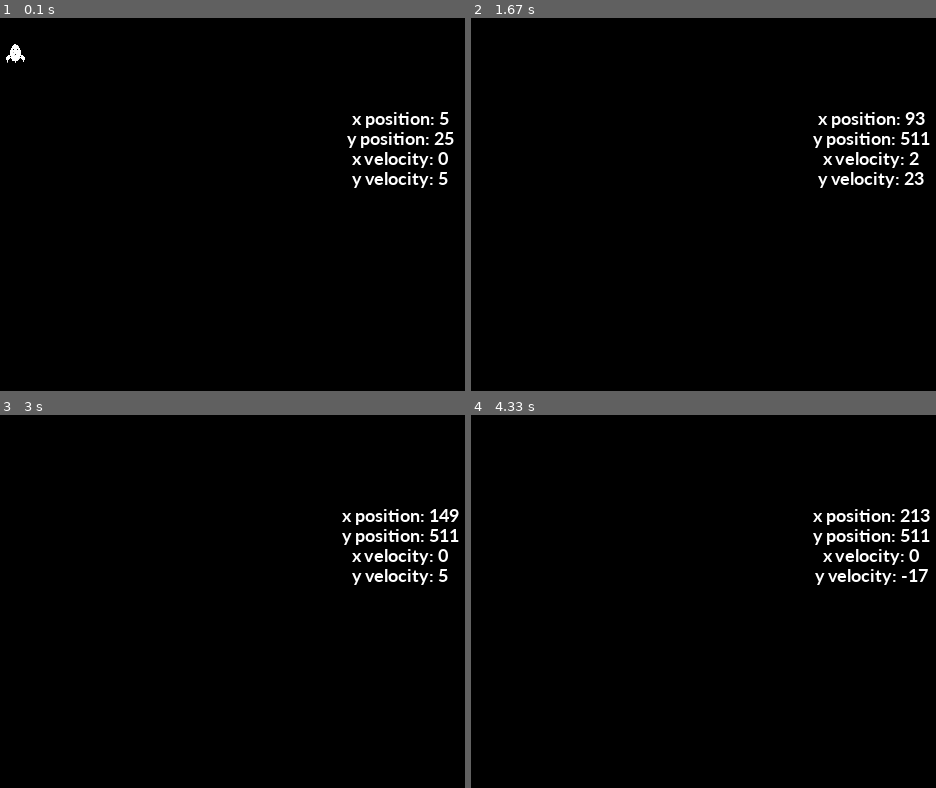
Above: before the commit, frames 1-4 (two rows, left to right).
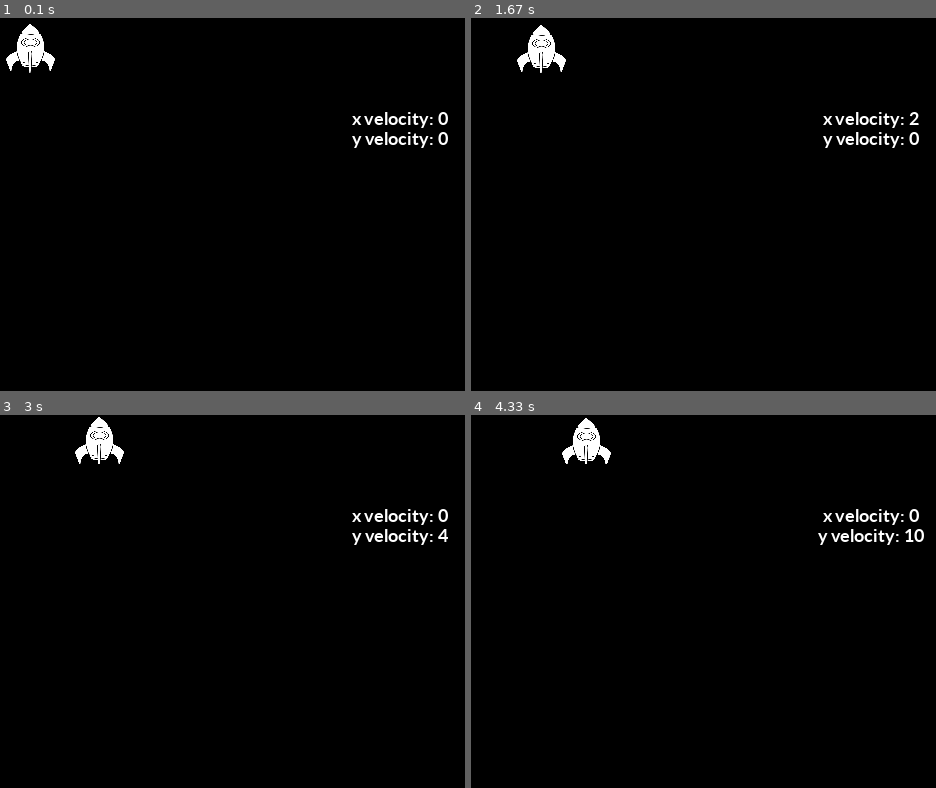
Above: after the commit, the same moments.

Repository: Nat1405/pythonic-pygames
Game: pygame game, started from lander.py
The game is run twice, just before and just after one commit, with the same random seed, the same clock (stepped at 60 frames per second) and the same inputs. The source is Python 2; it was converted automatically to run under Python 3.
Inputs:
- Up to frame 1 (0.1 s): no input
- Up to frame 2 (1.67 s): tap 1 at 0.33 s; hold Right 0.67-1.13 s; tap 2 at 0.82 s; hold Right 1.17-1.63 s
- Up to frame 3 (3 s): hold Left 1.67-2.2 s; tap 1 at 1.82 s; hold Down 2.23-2.53 s; tap 2 at 2.38 s; hold Left 2.57-2.97 s
- Up to frame 4 (4.33 s): hold Right 3-3.63 s; tap 1 at 3.15 s; hold Down 3.67-4.03 s; tap 2 at 3.82 s; hold Left from 4.07 s (still down)

The runs differ from the first frame. In frame 1, 2.0% of the frame differs, in the area x 1-98%, y 1-46%; in frame 2, 2.2%; in frame 3, 2.2%; in frame 4, 2.3%, in the area x 19-99%, y 0-46%.

Commit message:
Added rotation function to lander. It sucks though.

Diff:
--- a/lander.py
+++ b/lander.py
@@ -86,6 +86,10 @@
 			if event.key == pygame.K_DOWN:
 				engine_firing_flag = True
 				print("Started firing")
+			if event.key == pygame.K_1:
+				lander.rot_center(0.5);
+			if event.key == pygame.K_2:
+				lander.rot_center(-0.5);
 		elif event.type == pygame.KEYUP:
 			if event.key == pygame.K_DOWN:
 				engine_firing_flag = False
@@ -104,18 +108,12 @@
 
 	# Draw telemetry data inside the game window
 	font = pygame.font.SysFont('Calibri', telemetry_font_size, True, False)
-	x_pos_text = font.render("x position: " + str(lander.x_pos), True, WHITE)
-	y_pos_text = font.render("y position: " + str(lander.y_pos), True, WHITE)
 	x_velocity_text = font.render("x velocity: " + str(lander.x_velocity), True, WHITE)
-	y_velocity_text = font.render("y velocity: " + str(lander.y_velocity), True, WHITE)
+	y_velocity_text = font.render("y velocity: " + str(-1*lander.y_velocity), True, WHITE)
 
-	x_pos_text_rect = x_pos_text.get_rect(center=(x_window_size*4/5, y_window_size/5))
-	y_pos_text_rect = y_pos_text.get_rect(center=(x_window_size*4/5, y_window_size/5 + 1*telemetry_font_size))
-	x_velocity_text_rect = x_velocity_text.get_rect(center=(x_window_size*4/5, y_window_size/5 + 2*telemetry_font_size))
-	y_velocity_text_rect = y_velocity_text.get_rect(center=(x_window_size*4/5, y_window_size/5 + 3*telemetry_font_size))
+	x_velocity_text_rect = x_velocity_text.get_rect(center=(x_window_size*4/5, y_window_size/5))
+	y_velocity_text_rect = y_velocity_text.get_rect(center=(x_window_size*4/5, y_window_size/5 + telemetry_font_size))
 
-	screen.blit(x_pos_text, x_pos_text_rect)
-	screen.blit(y_pos_text, y_pos_text_rect)
 	screen.blit(x_velocity_text, x_velocity_text_rect)
 	screen.blit(y_velocity_text, y_velocity_text_rect)
 
@@ -136,7 +134,7 @@
 	pygame.display.flip()
 
 	# --- Limit to 60 frames per second.
-	clock.tick(60)
+	clock.tick(15)
 
 # Properly shutdown the program
 
--- a/mymodule.py
+++ b/mymodule.py
@@ -25,7 +25,7 @@
 
         # Initialize the image representation of the object
         self.lander_image = pygame.image.load("rocket_cartoon.png")
-        self.lander_image = pygame.transform.scale(self.lander_image, (20, 20))
+        self.lander_image = pygame.transform.scale(self.lander_image, (50, 50))
         self.imagerect = self.lander_image.get_rect()
 
         # Intialize the endgame flags
@@ -58,8 +58,8 @@
 
         if engine_firing_flag:
             self.y_velocity += self.y_acceleration + self.engine_acceleration
-        else:
-            self.y_velocity += self.y_acceleration
+        #else:
+            #self.y_velocity += self.y_acceleration
 
     # Call these methods to speed up or slow down the object
     def accelerate_x(self):
@@ -78,3 +78,8 @@
         self.x_acceleration = x_acceleration
     def set_y_increment(self, y_acceleration):
         self.y_acceleration = y_acceleration
+
+    def rot_center(self, angle):
+        '''rotate an image while keeping its center'''
+        self.lander_image = pygame.transform.rotate(self.lander_image, angle)
+        self.imagerect = self.lander_image.get_rect(center=self.imagerect.center)
Not shown, changed: mymodule.pyc
